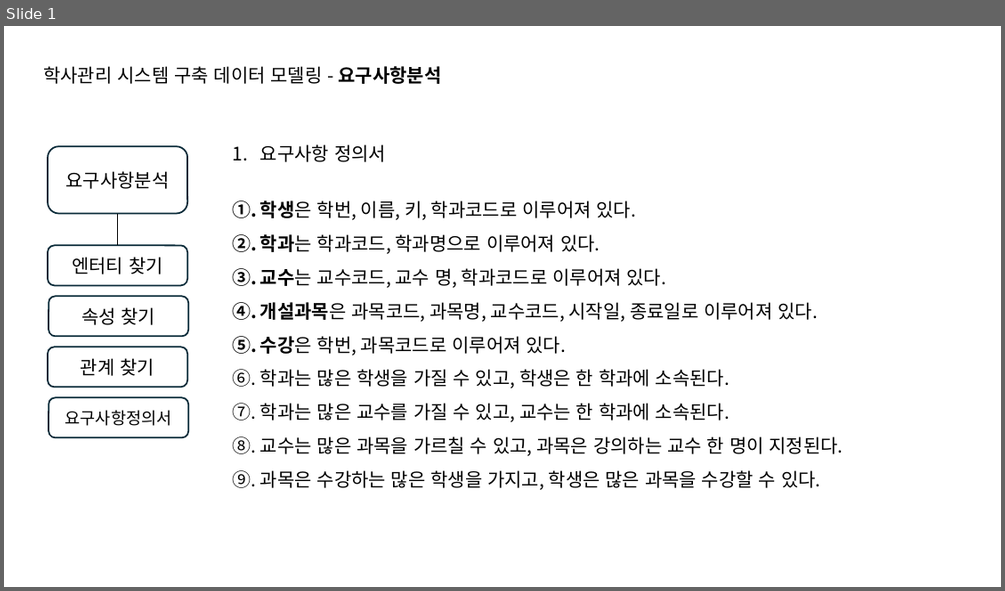
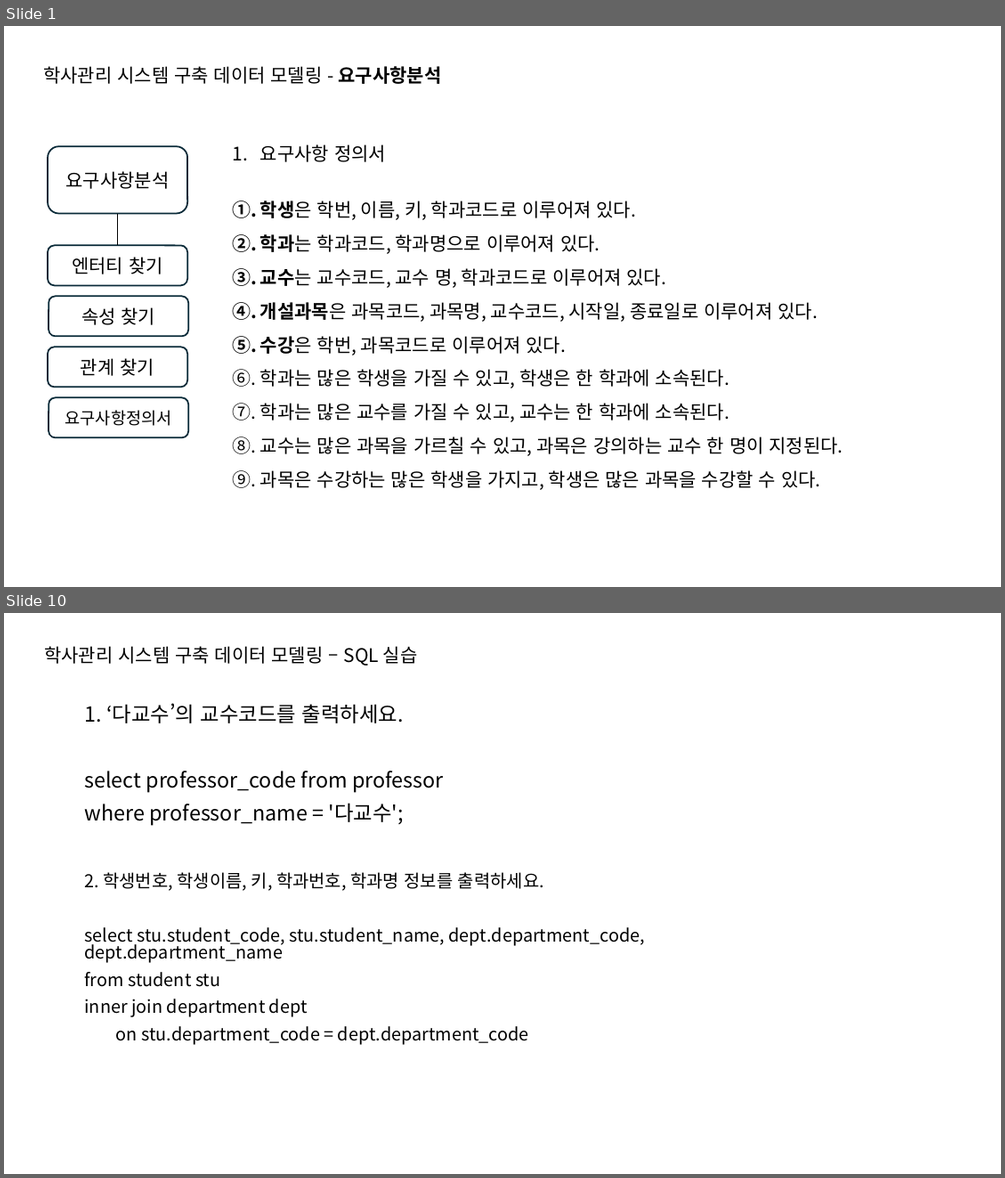
Before and after one commit to intrager/erd-practice, a slide deck: academic_management/RequirementsAnalysis_drawingERD.pptx. Shown one above the other, each under a label of ours: slide 1 before the commit, slides 1 and 10 after it; the slides between them are not shown. The pictures are 1005x591 and 1005x1178 pixels, drawn with LibreOffice and Linux fonts; fonts in the diff are those of the drawing. Boxes give left, top, right and bottom in pixels: in the first picture for what was removed or moved away, otherwise in the second. Text is boxed around its words. In the diff, an @@ line names an element or a change of style, - is before the commit and + after.

```diff
--- a/academic_management/RequirementsAnalysis_drawingERD.pptx
+++ b/academic_management/RequirementsAnalysis_drawingERD.pptx
@@ slide 10 added at (4, 613, 1001, 1174), background #FFFFFF @@
@@ text added at (44, 646, 418, 666), 18 pt, text #000000 @@
+학사관리 시스템 구축 데이터 모델링 – SQL 실습
@@ text added at (84, 703, 444, 826), 20 pt, text #000000 @@
+1. ‘다교수’의 교수코드를 출력하세요.
+select professor_code from professor
+where professor_name = '다교수';
@@ text added at (84, 872, 645, 1045), 17 pt, text #000000 @@
+2. 학생번호, 학생이름, 키, 학과번호, 학과명 정보를 출력하세요.
+select stu.student_code, stu.student_name, dept.department_code, dept.department_name
+from student stu
+inner join department dept
+on stu.department_code = dept.department_code
```
Also in this commit, not shown: 1 slide changed, 13 other slides added, 2 other files.
